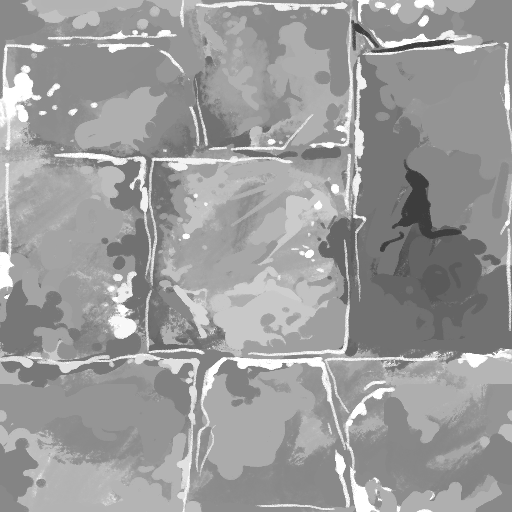
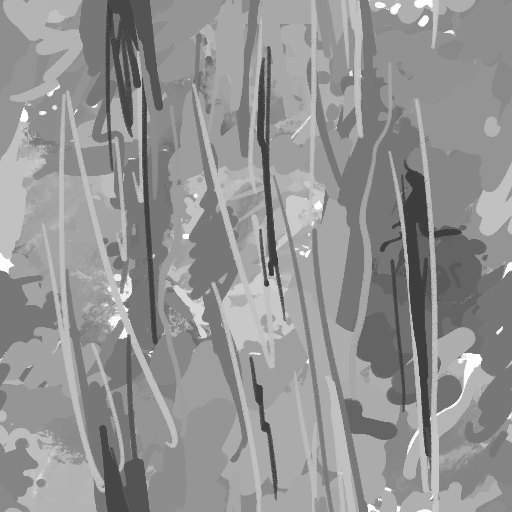
Layered file, before and after one edit (512 × 512). Changes by layer:
painted on "Calque 1" over (x1=0, y1=0, x2=512, y2=512)
